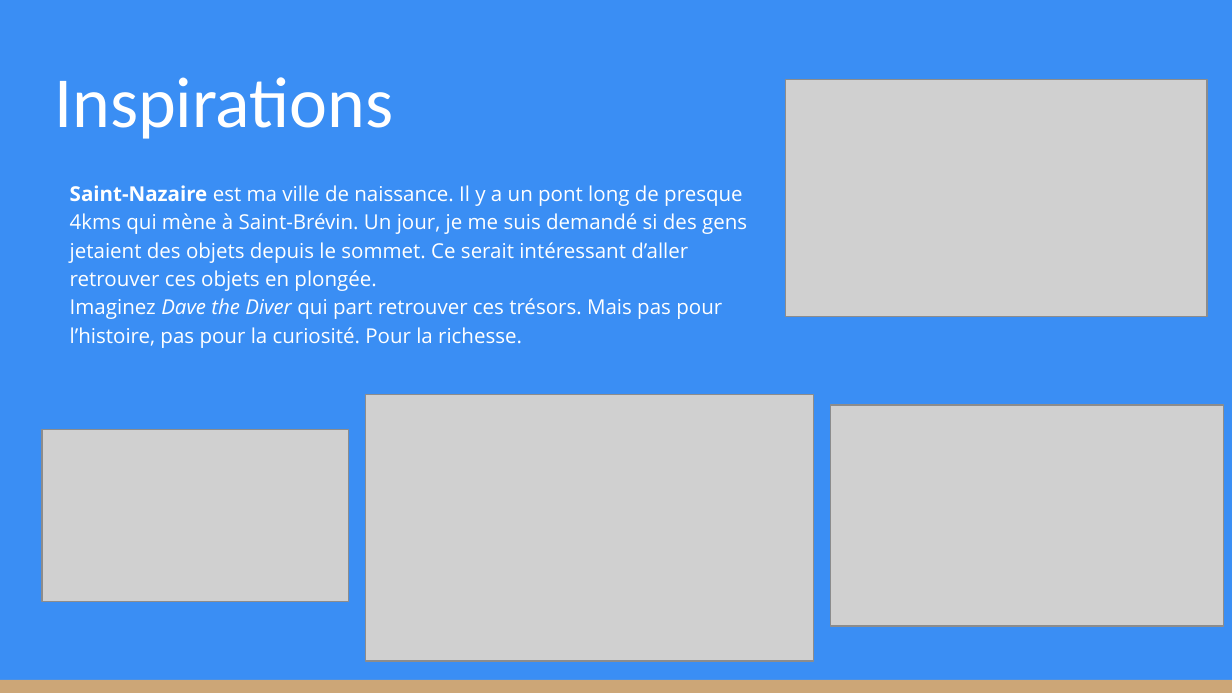
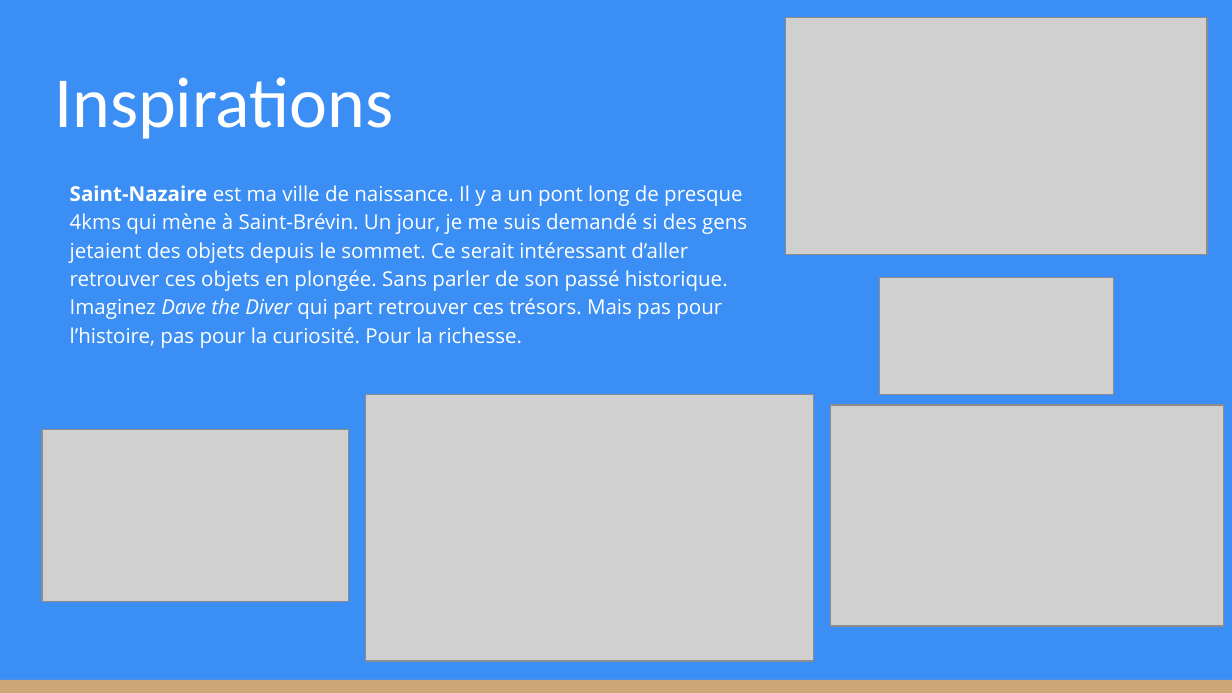
Before and after one commit to KevinBachelierBart/TPGeneraux, a slide deck: slide 2 of Bachelier_Kevin_SintaZaranie.pptx. Drawn at 1232x693 pixels with LibreOffice and Linux fonts; fonts in the diff are those of the drawing; grey boxes stand for pictures. Boxes give left, top, right and bottom in pixels: in the first picture for what was removed or moved away, otherwise in the second. Text is boxed around its words. In the diff, an @@ line names an element or a change of style, - is before the commit and + after.

```diff
--- a/Bachelier_Kevin_SintaZaranie.pptx
+++ b/Bachelier_Kevin_SintaZaranie.pptx
@@ picture: place and size @@
-picture at <box>786,79,1207,315</box>
+picture at <box>786,17,1207,254</box>
@@ text at <box>70,185,747,291</box>: text changed @@
-Saint-Nazaire est ma ville de naissance. Il y a un pont long de presque 4kms qui mène à Saint-Brévin. Un jour, je me suis demandé si des gens jetaient des objets depuis le sommet. Ce serait intéressant d’aller retrouver ces objets en plongée.
+Saint-Nazaire est ma ville de naissance. Il y a un pont long de presque 4kms qui mène à Saint-Brévin. Un jour, je me suis demandé si des gens jetaient des objets depuis le sommet. Ce serait intéressant d’aller retrouver ces objets en plongée. Sans parler de son passé historique.
@@ picture added at <box>880,277,1114,394</box> @@
```
Also in this commit, not shown: 6 other slides changed, 1 other file.
